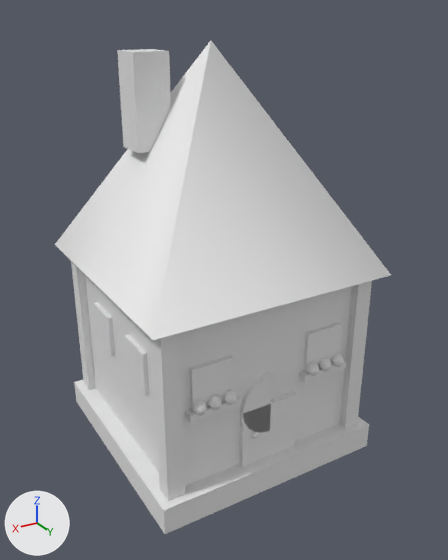
The glTF model assets/props/Structures/HavenHouseBlue/HavenHouseBlue.glb as it was, and as the next commit left it.
The view is the same before and after, from a 50 mm lens placed at (8.48, 14.79, 12.43), pointed at (-0.11, 0.47, 5.27). Lighting does not change. The marker at lower left points along +X, +Y and +Z. The older version comes first. Materials are left out; every surface is plain grey. Where no turn or scale is listed for an object, it has been applied to the vertices. Vertices at exactly the same position are counted once.

In view in the first picture: 'Body', 'Lamp'.
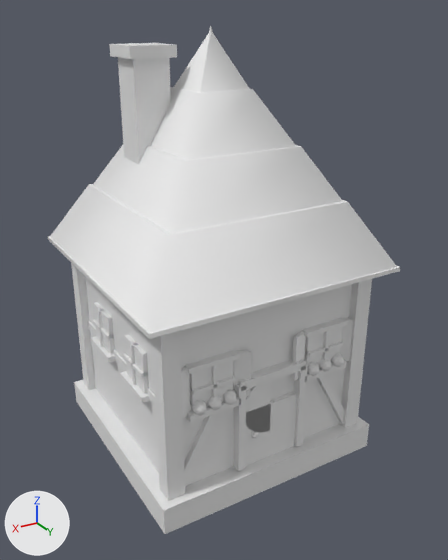
The edits, one by one:
me_mesh_0 is used by ob_body; location (0.0, 0.0, 0.0).
me_mesh_0 had 317 vertices, 556 faces and spanned x -3.61..3.61, y -3.61..3.61, z 0.0..11.8.
me_mesh_0 now has 599 vertices, 988 faces and spans x -3.75..3.75, y -3.75..3.75, z 0.0..12.15.
me_mesh_0 part 1: a new loose piece, a box spanning x 1.0..2.0, y -1.4..-0.4, z 8.65..11.45.
me_mesh_0 part 2: a new loose piece, a box spanning x 0.85..2.15, y -1.55..-0.25, z 11.4..11.7.
me_mesh_0 part 3: a new loose piece, a box spanning x -3.05..3.05, y -3.05..3.05, z 3.05..3.35.
me_mesh_0 part 4: a new loose piece, a box spanning x -1.05..1.05, y 2.97..3.27, z 3.42..3.67.
me_mesh_0 part 5: a new loose piece, a box spanning x -1.11..-0.89, y 2.97..3.27, z 0.85..3.55.
me_mesh_0 part 6: a new loose piece, a box spanning x 0.89..1.11, y 2.97..3.27, z 0.85..3.55.
me_mesh_0 part 7: a new loose piece, a box spanning x -2.53..-1.07, y 2.98..3.22, z 4.38..4.52.
me_mesh_0 part 8: a new loose piece, a box spanning x -1.85..-1.75, y 3.03..3.23, z 3.2..4.4.
me_mesh_0 part 9: a new loose piece, a box spanning x -2.4..-1.2, y 3.03..3.23, z 3.75..3.85.
me_mesh_0 part 10: a new loose piece, a box spanning x 1.07..2.53, y 2.98..3.22, z 4.38..4.52.
me_mesh_0 part 11: a new loose piece, a box spanning x 1.75..1.85, y 3.03..3.23, z 3.2..4.4.
me_mesh_0 part 12: a new loose piece, a box spanning x 1.2..2.4, y 3.03..3.23, z 3.75..3.85.
me_mesh_0 part 13: a new loose piece, a box spanning x 3.0..3.2, y 0.6..1.8, z 3.75..3.85.
me_mesh_0 part 14: a new loose piece, a box spanning x 3.0..3.2, y 1.15..1.25, z 3.2..4.4.
me_mesh_0 part 15: a new loose piece, a box spanning x 2.97..3.27, y 0.47..1.93, z 3.04..3.2.
me_mesh_0 part 16: a new loose piece, a box spanning x 3.0..3.2, y -1.8..-0.6, z 3.75..3.85.
me_mesh_0 part 17: a new loose piece, a box spanning x 3.0..3.2, y -1.25..-1.15, z 3.2..4.4.
me_mesh_0 part 18: a new loose piece, a box spanning x 2.97..3.27, y -1.93..-0.47, z 3.04..3.2.
Part 19, on me_mesh_0:
5 vertices are removed from x -3.61..3.61, y -3.61..3.61, z 5.8..11.8.
8 faces are deleted.
111 vertices are added at x -3.75..3.75, y -3.75..3.75, z 0.58..12.15.
16 new vertices lie (0.0, 0.0, 1.35) away from vertices in x -2.91..2.91, y 2.98..3.22, z 3.12.
16 new vertices lie (0.0, 0.0, 0.12) away from vertices in x -3.75..3.75, y -3.75..3.75, z 5.94..10.18.
8 new vertices lie (0.0, 0.2, 0.0) away from vertices in x -3.13..3.13, y 2.96, z 0.58..3.42.
236 new faces join them.
Other edits to the shape of me_mesh_0 do not show in these pictures.

What differs and where, as boxes (x1, y1, x2, y2) in the pictures (448 x 560 px):
'Body', reshaped: before (55, 41, 391, 534); after (48, 26, 400, 534)
part 1 of me_mesh_0, added: after (118, 57, 171, 164)
part 2 of me_mesh_0, added: after (109, 43, 177, 59)
part 3 of me_mesh_0, added (mostly hidden): after (88, 321, 292, 417)
part 4 of me_mesh_0, added: after (238, 359, 306, 391)
part 5 of me_mesh_0, added: after (294, 364, 308, 447)
part 6 of me_mesh_0, added: after (233, 384, 246, 471)
part 7 of me_mesh_0, added: after (302, 318, 348, 337)
part 8 of me_mesh_0, added (mostly hidden): after (322, 330, 330, 360)
part 9 of me_mesh_0, added: after (305, 341, 343, 357)
part 10 of me_mesh_0, added: after (185, 350, 240, 374)
part 11 of me_mesh_0, added (mostly hidden): after (211, 365, 217, 397)
part 12 of me_mesh_0, added: after (191, 376, 236, 395)
part 13 of me_mesh_0, added: after (123, 353, 148, 377)
part 14 of me_mesh_0, added: after (130, 343, 138, 385)
part 15 of me_mesh_0, added: after (120, 371, 150, 403)
part 16 of me_mesh_0, added: after (93, 319, 114, 339)
part 17 of me_mesh_0, added: after (97, 309, 104, 347)
part 18 of me_mesh_0, added: after (91, 336, 115, 363)
part 19 of me_mesh_0, built on: before (55, 41, 391, 340); after (48, 26, 400, 485)
